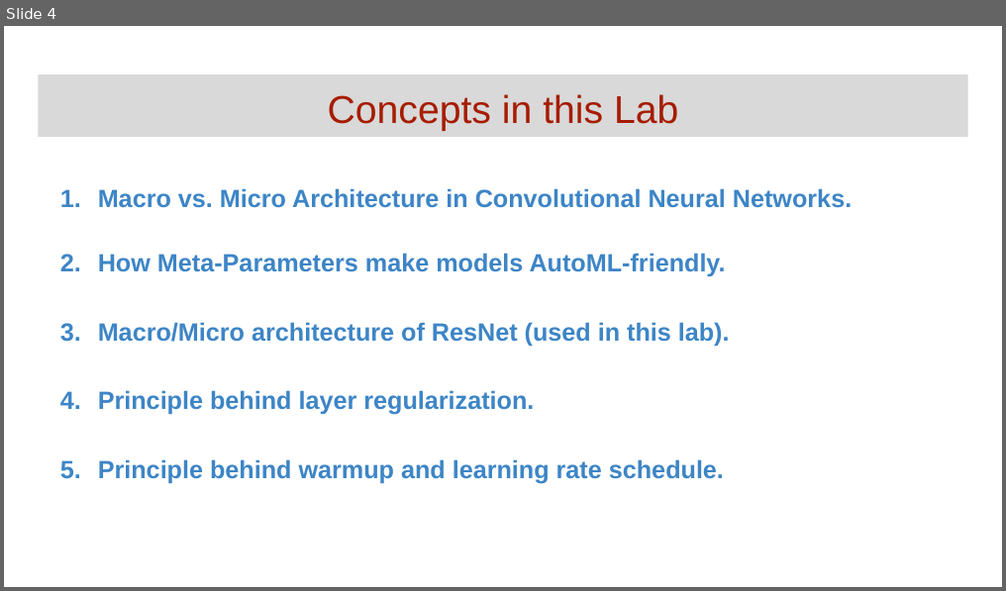
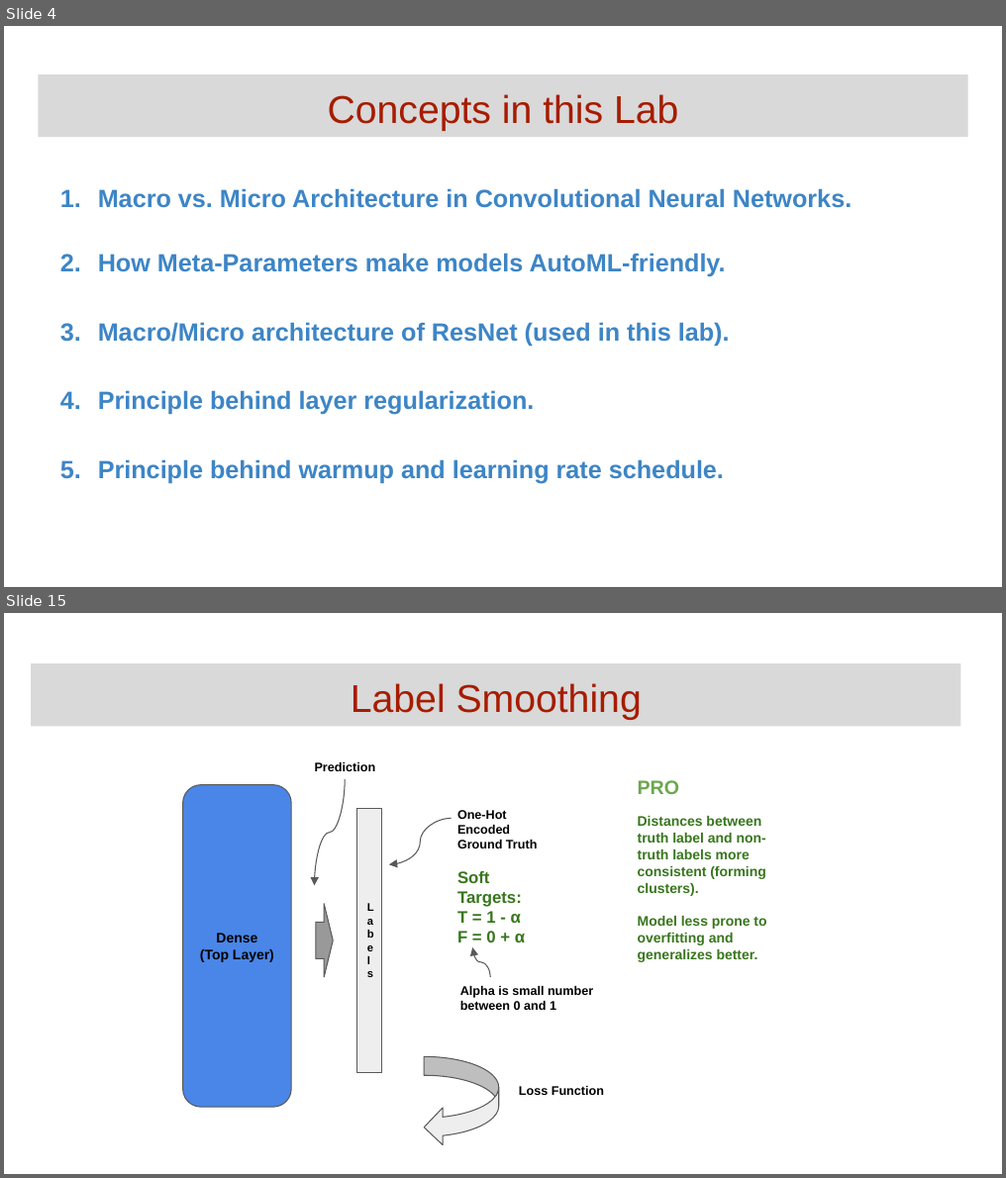
Before and after one commit to GoogleCloudPlatform/keras-idiomatic-programmer, a slide deck: community-labs/Community Lab - Regularization.pptx. Shown one above the other, each under a label of ours: slide 4 before the commit, slides 4 and 15 after it; the slides between them are not shown. The pictures are 1006x591 and 1006x1178 pixels, drawn with LibreOffice and Linux fonts; fonts in the diff are those of the drawing. Boxes give left, top, right and bottom in pixels: in the first picture for what was removed or moved away, otherwise in the second. Text is boxed around its words. In the diff, an @@ line names an element or a change of style, - is before the commit and + after.

```diff
--- a/community-labs/Community Lab - Regularization.pptx
+++ b/community-labs/Community Lab - Regularization.pptx
@@ slide 15 added at (x1=4, y1=613, x2=1002, y2=1174), background #FFFFFF @@
@@ title added at (x1=31, y1=663, x2=961, y2=727), fill #D9D9D9, 28 pt, text #A61C00 @@
+Label Smoothing
@@ rounded rectangle added at (x1=182, y1=784, x2=291, y2=1107), fill #4A86E8, outline #595959 0.75 pt, 10 pt, text #000000, bold @@
+Dense
+(Top Layer)
@@ curved arrow added from (345, 779) to (314, 885), #595959 0.75 pt @@
@@ text added at (x1=315, y1=762, x2=376, y2=771), 9 pt, text #000000, bold @@
+Prediction
@@ text added at (x1=638, y1=780, x2=680, y2=794), 14 pt, text #6AA84F, bold @@
+PRO
@@ rectangle added at (x1=357, y1=809, x2=381, y2=1073), fill #EEEEEE, outline #595959 0.75 pt, 8 pt, text #000000, bold @@
+Labels
@@ curved arrow added from (451, 819) to (389, 864), #595959 0.75 pt @@
@@ text added at (x1=457, y1=810, x2=538, y2=943), 9 pt, text #000000, bold @@
+One-Hot Encoded Ground Truth
+Soft Targets:
+T = 1 - α
+F = 0 + α
@@ text added at (x1=638, y1=816, x2=766, y2=962), 10 pt, text #38761D, bold @@
+Distances between truth label and non-truth labels more consistent (forming clusters).
+Model less prone to overfitting and generalizes better.
@@ down arrow added at (x1=316, y1=904, x2=333, y2=977), fill #999999, outline #595959 0.75 pt @@
@@ curved arrow added from (490, 977) to (473, 948), #595959 0.75 pt @@
@@ text added at (x1=460, y1=986, x2=593, y2=1010), 9 pt, text #000000, bold @@
+Alpha is small number between 0 and 1
@@ curved down arrow added at (x1=425, y1=1057, x2=499, y2=1147), fill #EEEEEE, outline #595959 0.75 pt @@
@@ text added at (x1=519, y1=1086, x2=604, y2=1095), 9 pt, text #000000, bold @@
+Loss Function
```
Also in this commit, not shown: 10 other slides added.
